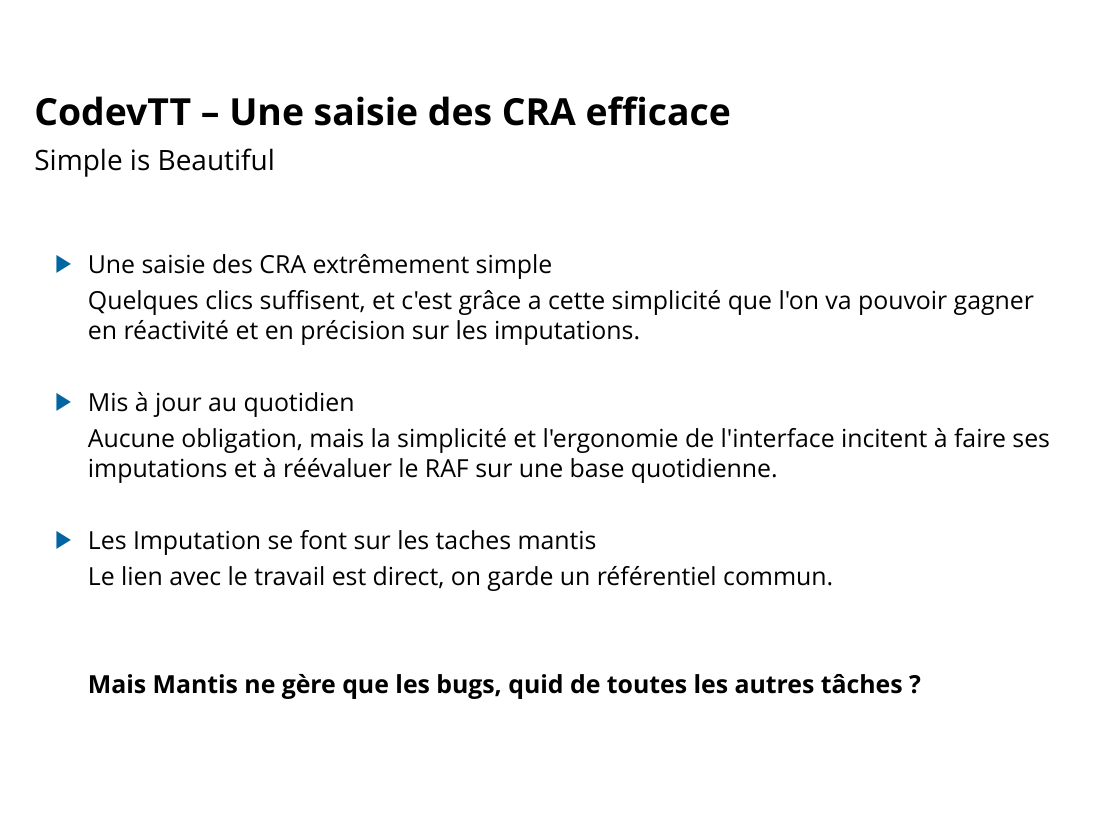
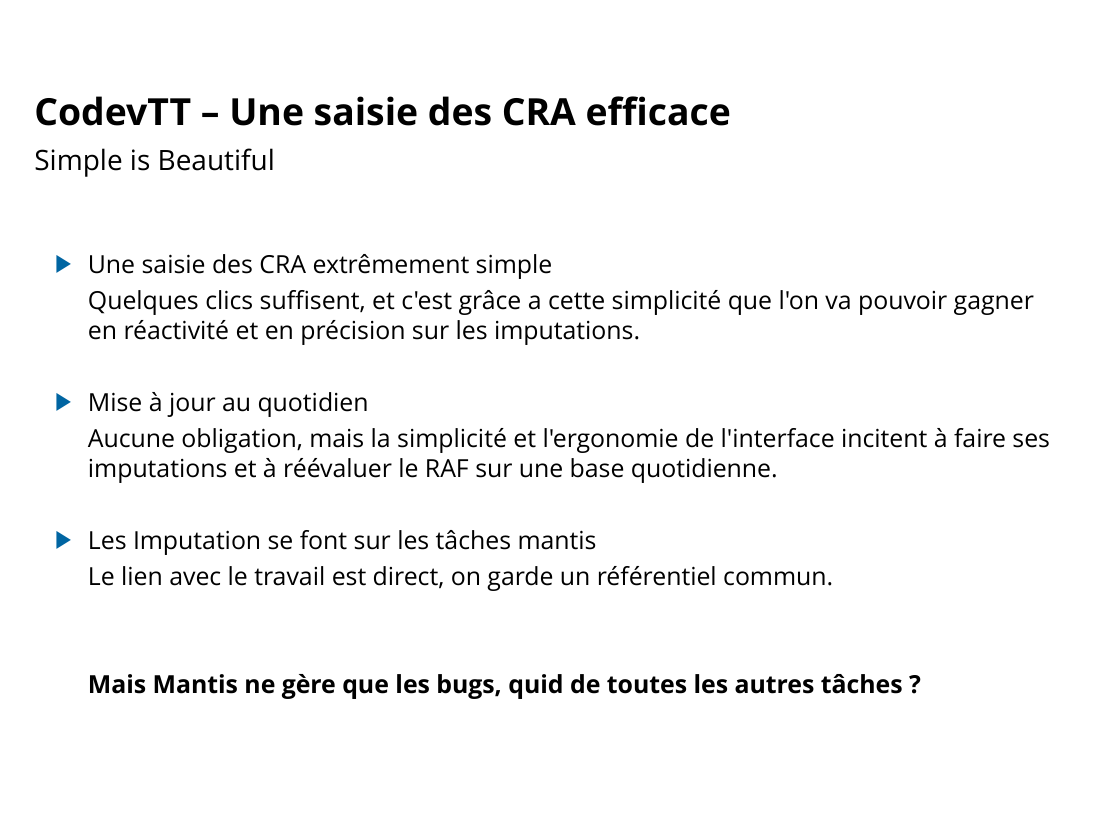
Before and after one commit to lbayle/codev, a slide deck: slide 4 of doc/Presentation/CodevTT_5a7_20120315.odp. Drawn at 1120x840 pixels with LibreOffice and Linux fonts; fonts in the diff are those of the drawing; background and template pictures are left out. Boxes give left, top, right and bottom in pixels: in the first picture for what was removed or moved away, otherwise in the second. Text is boxed around its words. In the diff, an @@ line names an element or a change of style, - is before the commit and + after.

```diff
--- a/doc/Presentation/CodevTT_5a7_20120315.odp
+++ b/doc/Presentation/CodevTT_5a7_20120315.odp
@@ text at (88,392,369,417): text changed @@
-▶ Mis à jour au quotidien
+▶ Mise à jour au quotidien
@@ text at (88,530,597,555): text changed @@
-▶ Les Imputation se font sur les taches mantis
+▶ Les Imputation se font sur les tâches mantis
```
Also in this commit, not shown: 3 other slides changed, 1 other file.
